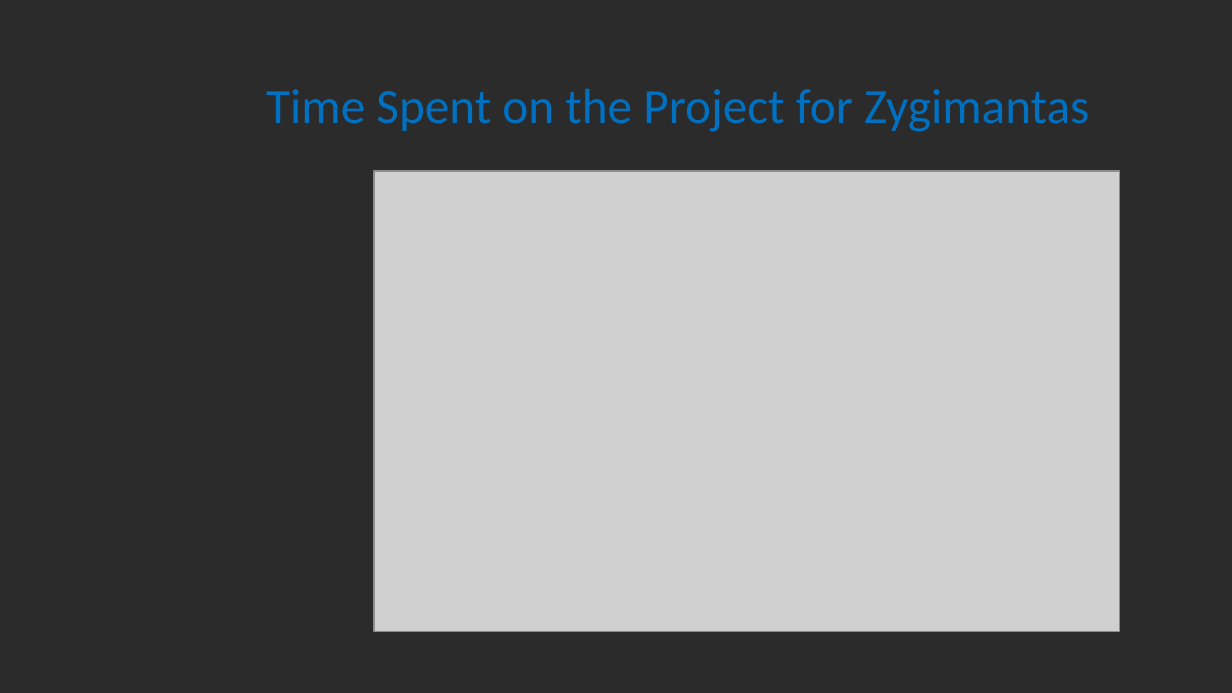
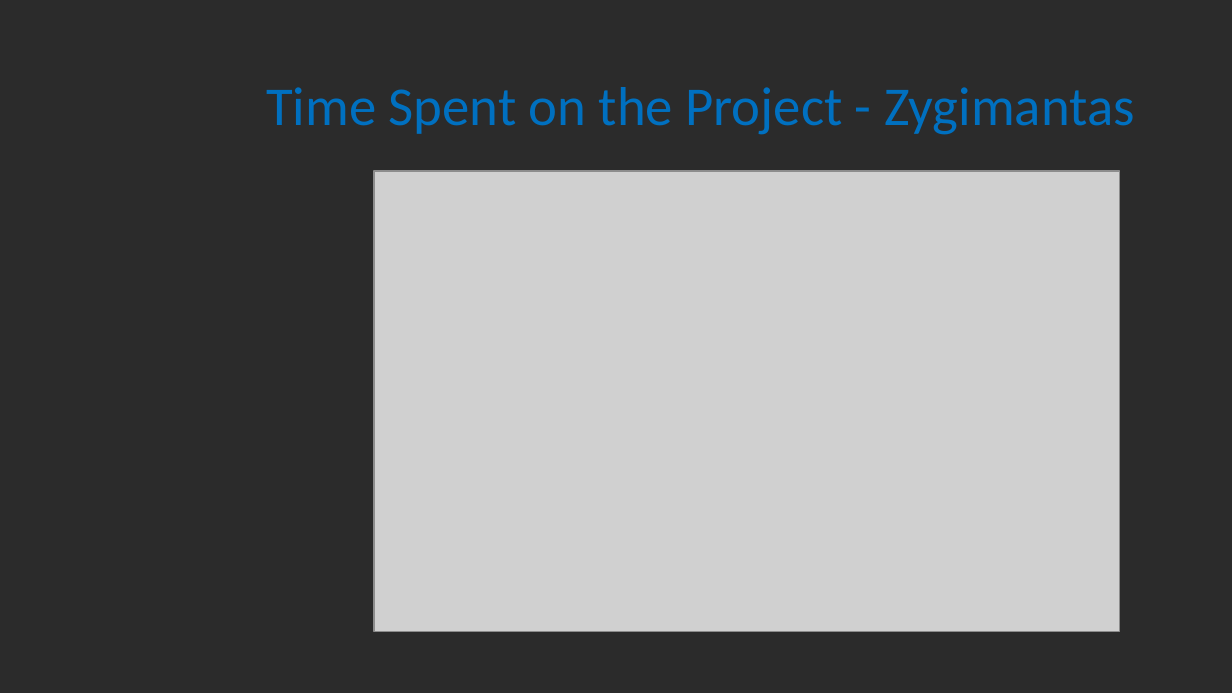
Before and after one commit to ZygimantasJakubauskas/Mashine-Learning-CA1, a slide deck: slide 10 of ML/PPT_ML_CA1_26 Nov 23.pptx (slide 9 before the commit). Drawn at 1232x693 pixels with LibreOffice and Linux fonts; fonts in the diff are those of the drawing; grey boxes stand for pictures; background and template pictures are left out; a plain dark background stands for a picture behind light text. Boxes give left, top, right and bottom in pixels: in the first picture for what was removed or moved away, otherwise in the second. Text is boxed around its words. In the diff, an @@ line names an element or a change of style, - is before the commit and + after.

```diff
--- a/ML/PPT_ML_CA1_26 Nov 23.pptx
+++ b/ML/PPT_ML_CA1_26 Nov 23.pptx
@@ title at [266,87,1135,135]: text changed; size 28.8 to 32 pt @@
-Time Spent on the Project for Zygimantas
+Time Spent on the Project - Zygimantas
```
Also in this commit, not shown: 9 other slides changed, 1 slide added, 1 other file.
